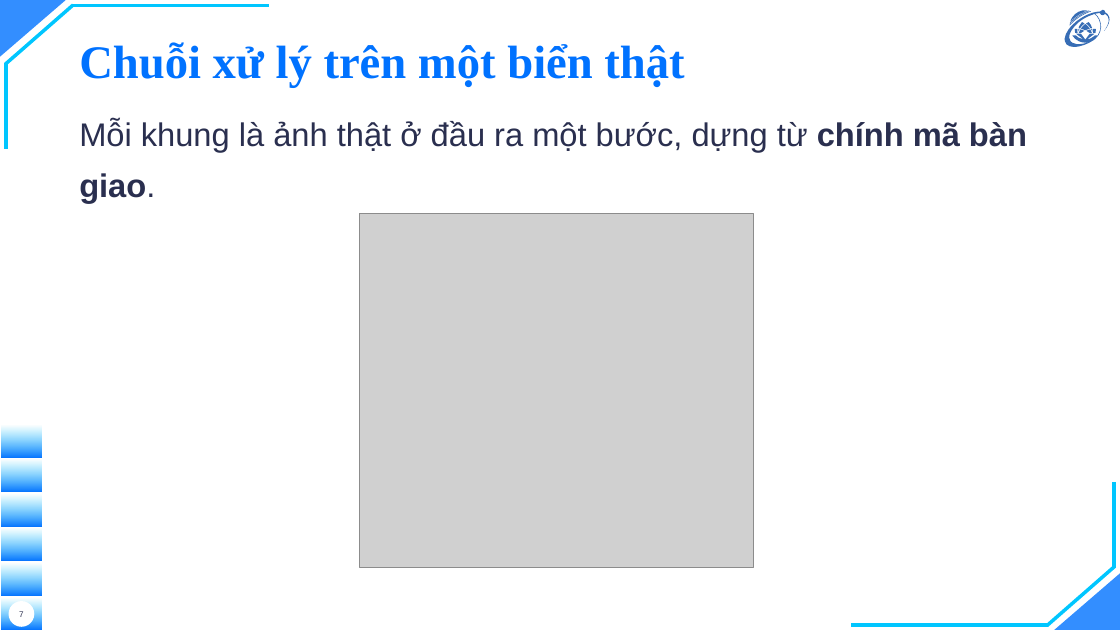
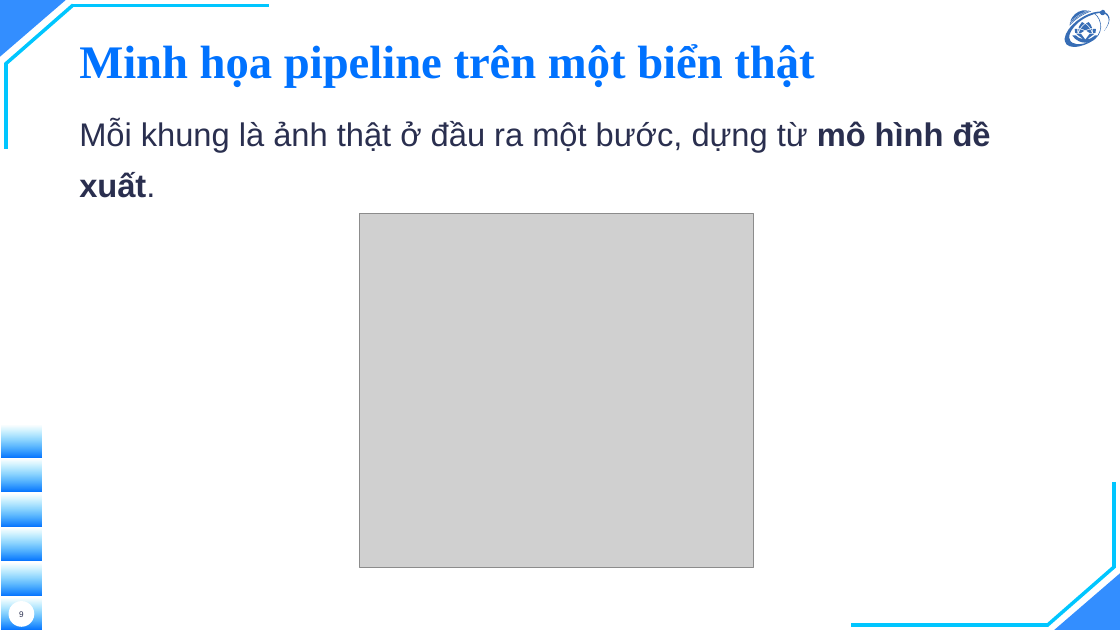
Before and after one commit to hieunguyen2604/alpr-do-an-mon-hoc, a slide deck: slide 9 of nop/02-slide-mon-hoc.pptx (slide 7 before the commit). Drawn at 1120x630 pixels with LibreOffice and Linux fonts; fonts in the diff are those of the drawing; grey boxes stand for pictures; background and template pictures are left out. Boxes give left, top, right and bottom in pixels: in the first picture for what was removed or moved away, otherwise in the second. Text is boxed around its words. In the diff, an @@ line names an element or a change of style, - is before the commit and + after.

```diff
--- a/nop/02-slide-mon-hoc.pptx
+++ b/nop/02-slide-mon-hoc.pptx
@@ title at [79, 44, 814, 88]: text changed @@
-Chuỗi xử lý trên một biển thật
+Minh họa pipeline trên một biển thật
@@ text at [79, 120, 991, 198]: text changed @@
-Mỗi khung là ảnh thật ở đầu ra một bước, dựng từ chính mã bàn giao.
+Mỗi khung là ảnh thật ở đầu ra một bước, dựng từ mô hình đề xuất.
@@ page number at [19, 611, 24, 617]: text changed @@
-7
+9
```
Also in this commit, not shown: 7 other slides changed, 8 slides added, 1 slide removed, 28 other files.
